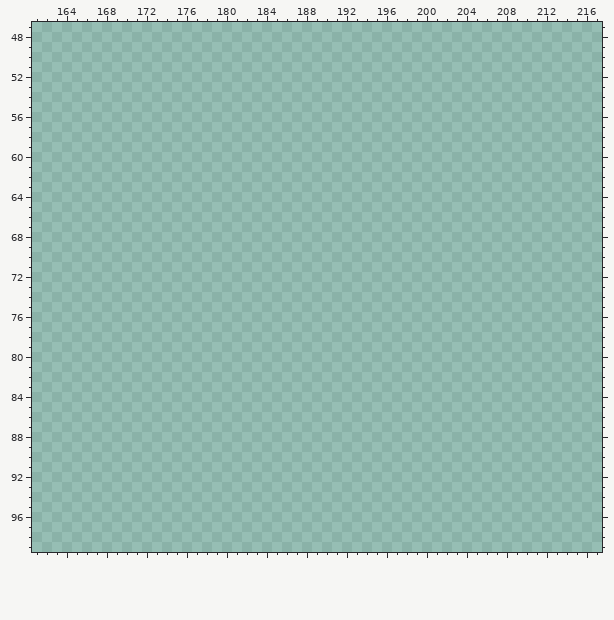
A pixel-art file gets an edit: 1Sprite.aseprite. This is how it looked before the edit.
270x174 pixels, 1 frame. Colours within 5 levels of each other are drawn and written as one. Shown: x 161..217, y 47..99.
The result:
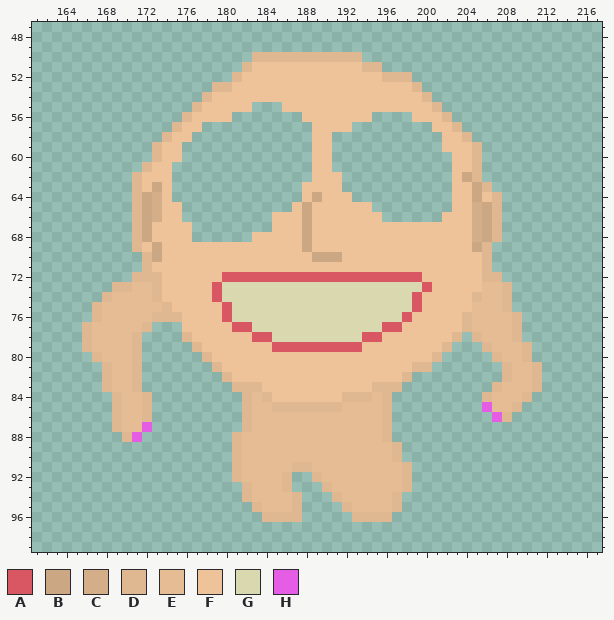
Palette (. is transparent): A #d95763  B #cba784  C #d4ae89  D #dfb791  E #e5bc94  F #eec39a  G #d9d8ae  H #e55ce5
Diff:
y 50: x 183..193 ........... -> DDDDDDDDDDD
y 51: x 182..195 .............. -> DFFFFFFFFFFFDD
y 52: x 181..198 .................. -> DFFFFFFFFFFFFFFDDD
y 53: x 179..199 ..................... -> DDFFFFFFFFFFFFFFFFFFD
y 54: x 178..200 ....................... -> DFFFFFFFFFFFFFFFFFFFFFD
y 55: x 177..182 ...... -> DFFFFF; x 186..201 ................ -> FFFFFFFFFFFFFFFD
y 56: x 176..180 ..... -> DFFFF; x 188..194 ....... -> FFFFFFF; x 199..202 .... -> FFFD
y 57: x 175..177 ... -> DFF; x 189..192 .... -> FFFF; x 201..203 ... -> FFD
y 58: x 174..176 ... -> DFF; x 189..190 .. -> FF; x 202..204 ... -> FFD
y 59: x 173..175 ... -> DFF; x 189..190 .. -> FF; x 202..205 .... -> FFFD
y 60: x 173..175 ... -> DFF; x 189..190 .. -> FF; x 203..205 ... -> FFD
y 61: x 172..174 ... -> DFF; x 189..190 .. -> FF; x 203..205 ... -> FFD
y 62: x 171..174 .... -> DFFF; x 189..191 ... -> FFF; x 203..205 ... -> FBD
y 63: x 171..174 .... -> DFBF; x 188..191 .... -> FFFF; x 203..206 .... -> FFBD
y 64: x 171..174 .... -> DBCF; x 188..192 ..... -> FBFFF; x 203..207 ..... -> FFBFD
y 65: x 171..175 ..... -> DBCFF; x 187..194 ........ -> FBFFFFFF; x 203..207 ..... -> FFCBD
y 66: x 171..175 ..... -> DBCFF; x 185..195 ........... -> FFFBFFFFFFF; x 202..207 ...... -> FFFCBD
y 67: x 171..176 ...... -> DBFFFF; x 185..207 ....................... -> FFFBFFFFFFFFFFFFFFFFCBD
y 68: x 171..176 ...... -> DBFFFF; x 183..207 ......................... -> FFFFFBFFFFFFFFFFFFFFFFCBD
y 69: x 171..206 .................................... -> DFBFFFFFFFFFFFFFFBFFFFFFFFFFFFFFFFBD
y 70: x 172..206 ................................... -> DBFFFFFFFFFFFFFFFBBBFFFFFFFFFFFFFFD
y 71: x 172..206 ................................... -> DFFFFFFFFFFFFFFFFFFFFFFFFFFFFFFFFFD
y 72: x 171..207 ..................................... -> DDDFFFFFFAAAAAAAAAAAAAAAAAAAAFFFFFFDD
y 73: x 169..208 ........................................ -> DDEEDFFFFFAGGGGGGGGGGGGGGGGGGGGAFFFFFEED
y 74: x 168..208 ......................................... -> DEEEEDFFFFFAGGGGGGGGGGGGGGGGGGGAFFFFFDEED
y 75: x 167..208 .......................................... -> DEEEEEEDFFFFFAGGGGGGGGGGGGGGGGGGAFFFFFEEED
y 76: x 167..209 ........................................... -> DEEEEEDDDFFFFAGGGGGGGGGGGGGGGGGAFFFFFDEEEED
y 77: x 166..172 ....... -> DEEEEED; x 176..209 .................................. -> FFFFFAAGGGGGGGGGGGGGAAFFFFFFDEEEED
y 78: x 166..171 ...... -> DEEEED; x 176..203 ............................ -> DFFFFFFAAGGGGGGGGGAAFFFFFFFD; x 205..209 ..... -> DEEED
y 79: x 166..171 ...... -> DEEEED; x 177..202 .......................... -> DFFFFFFFAAAAAAAAAFFFFFFFFD; x 206..210 ..... -> DEEED
y 80: x 167..171 ..... -> DEEED; x 178..201 ........................ -> DFFFFFFFFFFFFFFFFFFFFFFD; x 207..210 .... -> DEED
y 81: x 168..171 .... -> DEED; x 179..200 ...................... -> DFFFFFFFFFFFFFFFFFFFDD; x 208..211 .... -> DEED
y 82: x 168..171 .... -> DEED; x 180..198 ................... -> DFFFFFFFFFFFFFFFFFD; x 208..211 .... -> DEED
y 83: x 168..171 .... -> DEED; x 181..197 ................. -> DDDFFFFFFFFFFFDDD; x 207..211 ..... -> DEEED
y 84: x 169..172 .... -> DEED; x 182..196 ............... -> DEDFFFFFFFDDDED; x 206..210 ..... -> DEEED
y 85: x 169..172 .... -> DEED; x 182..196 ............... -> DEEDDDDDDDEEEED; x 206..209 .... -> HEED
y 86: x 169..172 .... -> DEED; x 182..196 ............... -> DEEEEEEEEEEEEED; x 207..208 .. -> HD
y 87: x 169..172 .... -> DEEH; x 182..196 ............... -> DEEEEEEEEEEEEED
y 88: x 170..171 .. -> DH; x 181..196 ................ -> DEEEEEEEEEEEEEED
y 89..90: x 181..197 ................. -> DEEEEEEEEEEEEEEED
y 91: x 181..198 .................. -> DEEEEEDDEEEEEEEEED
y 92: x 181..186 ...... -> DEEEED; x 189..198 .......... -> DEEEEEEEED
y 93: x 182..186 ..... -> DEEED; x 190..198 ......... -> DEEEEEEED
y 94: x 182..187 ...... -> DEEEED; x 191..197 ....... -> DEEEEED
y 95: x 183..187 ..... -> DEEED; x 192..197 ...... -> DEEEED
y 96: x 184..187 .... -> DDDD; x 193..196 .... -> DDDD
Changed places in both pictures, as pixel boxes (x1, y1, x2, y2):
added: (82, 52, 542, 522)
